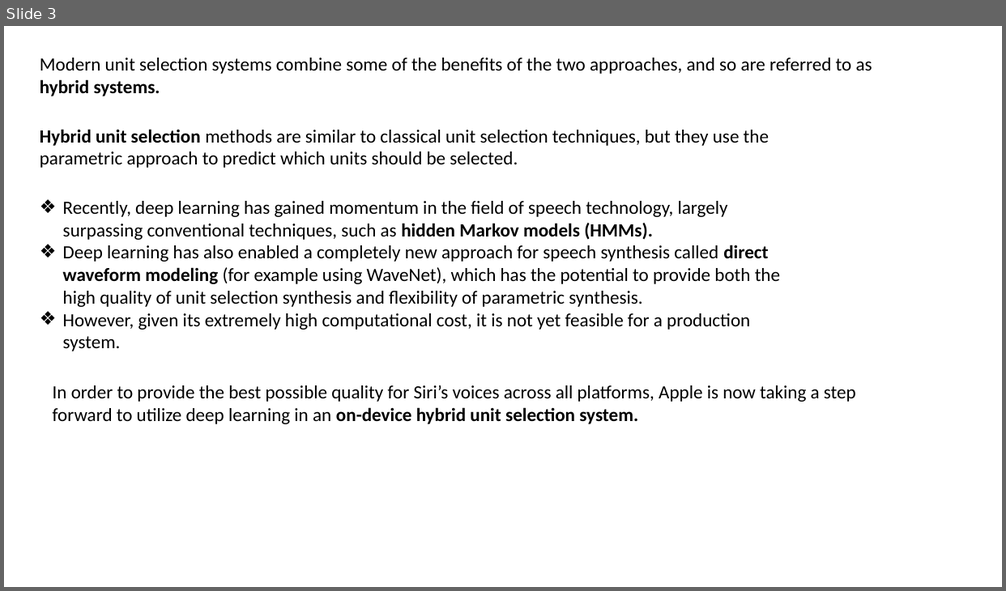
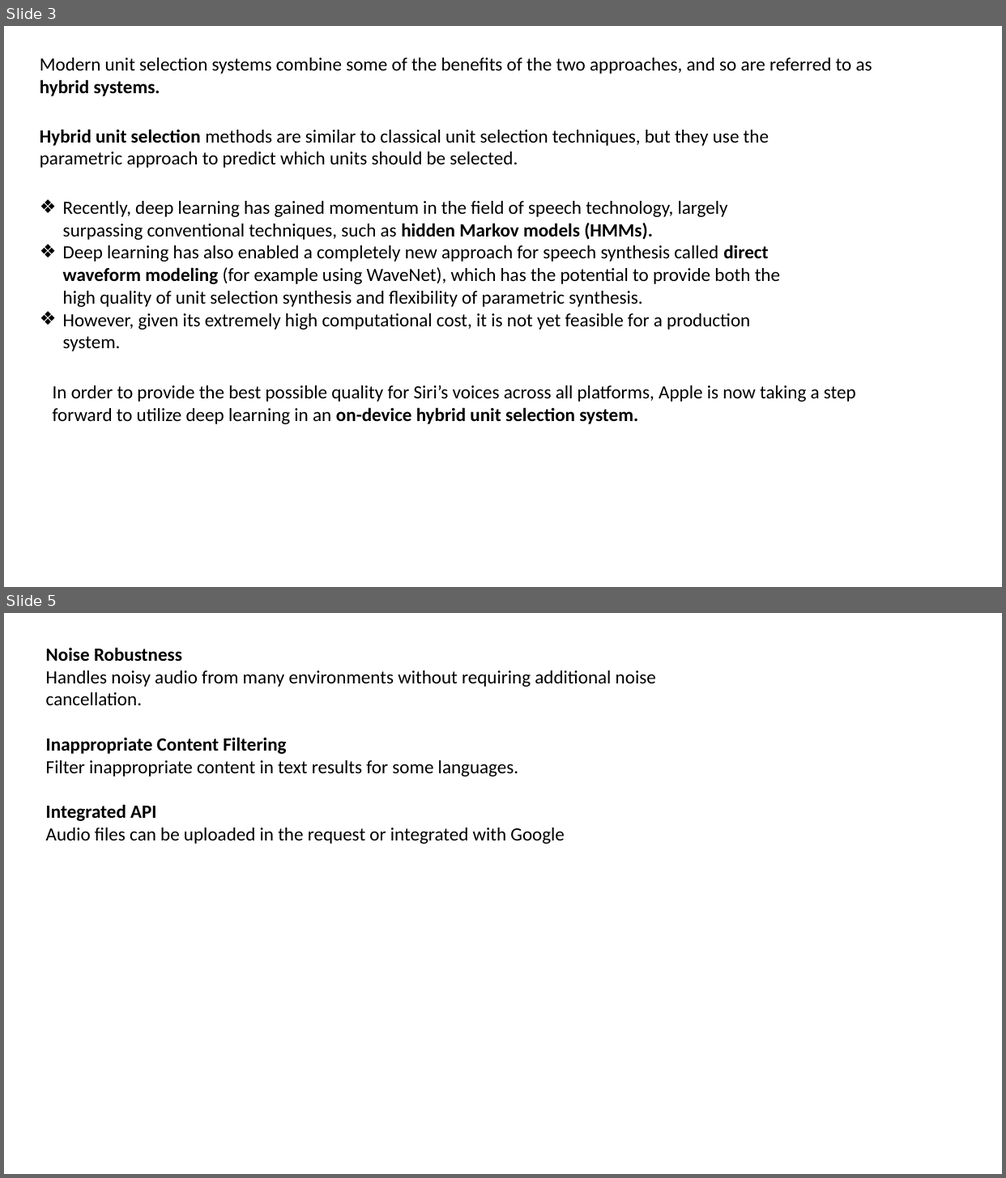
Before and after one commit to maddy6/LSTM_DEEP, a slide deck: Voice_Based_AI_Applications.pptx. Shown one above the other, each under a label of ours: slide 3 before the commit, slides 3 and 5 after it; the slides between them are not shown. The pictures are 1006x591 and 1006x1178 pixels, drawn with LibreOffice and Linux fonts; fonts in the diff are those of the drawing. Boxes give left, top, right and bottom in pixels: in the first picture for what was removed or moved away, otherwise in the second. Text is boxed around its words. In the diff, an @@ line names an element or a change of style, - is before the commit and + after.

```diff
--- a/Voice_Based_AI_Applications.pptx
+++ b/Voice_Based_AI_Applications.pptx
@@ slide 5 added at (4, 613, 1002, 1174), background #FFFFFF @@
@@ text added at (46, 647, 656, 844), 18 pt, text #000000 @@
+Noise Robustness
+Handles noisy audio from many environments without requiring additional noise cancellation.
+Inappropriate Content Filtering
+Filter inappropriate content in text results for some languages.
+Integrated API
+Audio files can be uploaded in the request or integrated with Google
```
Also in this commit, not shown: 2 slides changed, 17 other slides added, 1 slide removed.
